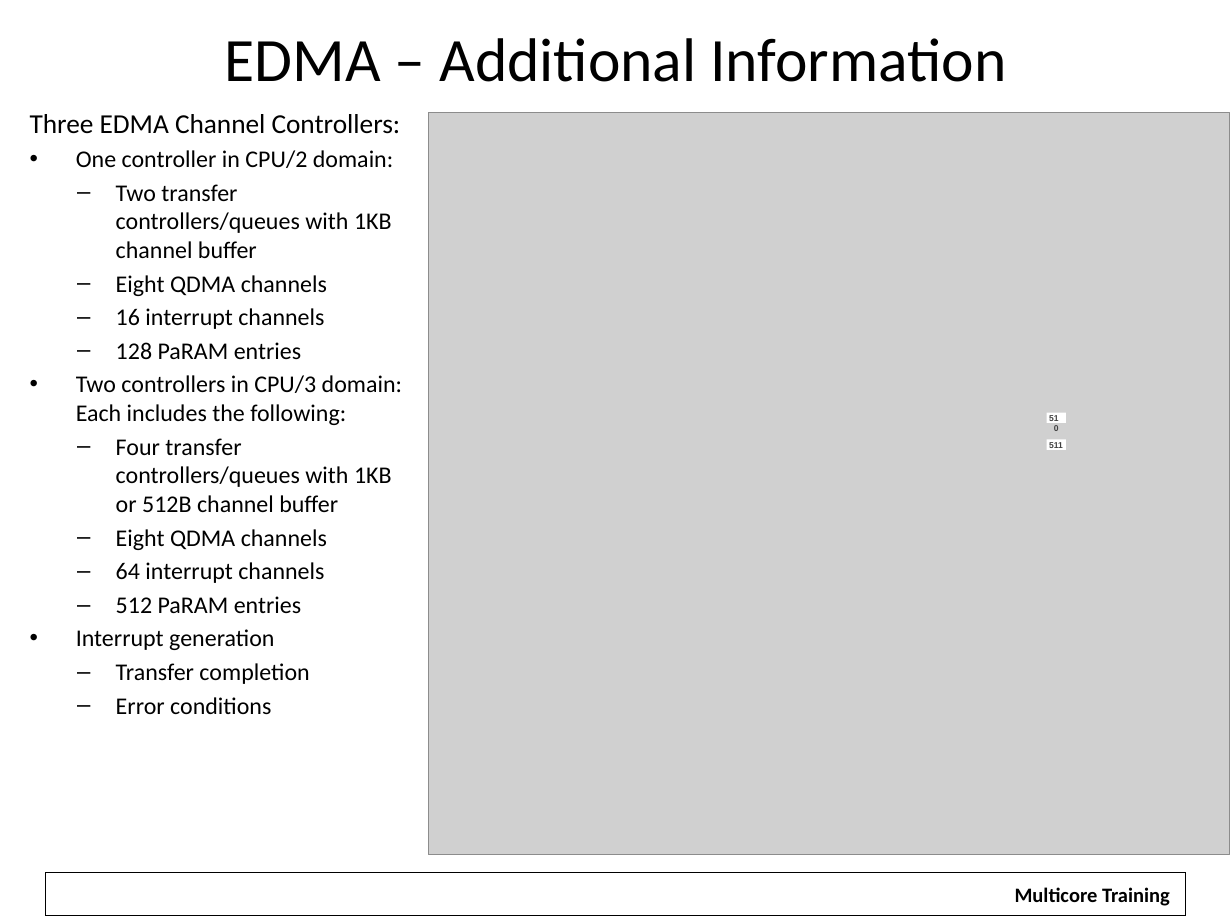
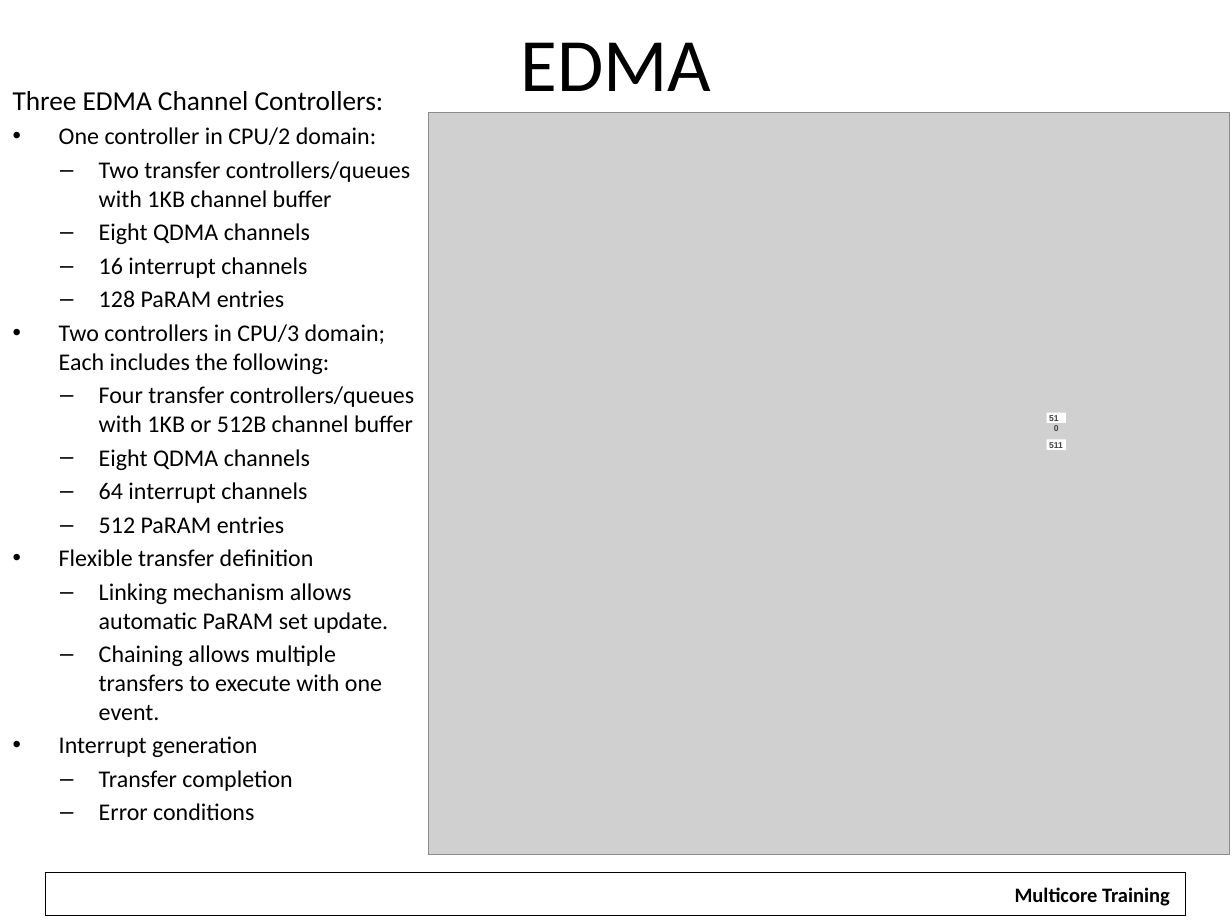
Before and after one commit to hari1989/keystone-workshop, a slide deck: slide 33 of slides/KeyStone Overview.pptx (slide 43 before the commit). Drawn at 1232x924 pixels with LibreOffice and Linux fonts; fonts in the diff are those of the drawing; grey boxes stand for pictures; background and template pictures are left out. Boxes give left, top, right and bottom in pixels: in the first picture for what was removed or moved away, otherwise in the second. Text is boxed around its words. In the diff, an @@ line names an element or a change of style, - is before the commit and + after.

```diff
--- a/slides/KeyStone Overview.pptx
+++ b/slides/KeyStone Overview.pptx
@@ text "Three EDMA Channel Controllers:": place and size @@
-text "Three EDMA Channel Controllers:" at (30, 114, 402, 714)
+text "Three EDMA Channel Controllers:" at (13, 91, 414, 820)
@@ title at (83, 92, 152, 110): text changed; size 36 to 44 pt @@
-EDMA – Additional Information
+EDMA
@@ text at (59, 324, 385, 374): text changed @@
-• Two controllers in CPU/3 domain: Each includes the following:
+• Two controllers in CPU/3 domain; Each includes the following:
@@ text at (59, 549, 388, 720): paragraphs added @@
+• Flexible transfer definition
+  – Linking mechanism allows automatic PaRAM set update.
+  – Chaining allows multiple transfers to execute with one event.
```
Also in this commit, not shown: 26 other slides changed, 33 slides added, 18 slides removed, 1 other file.
